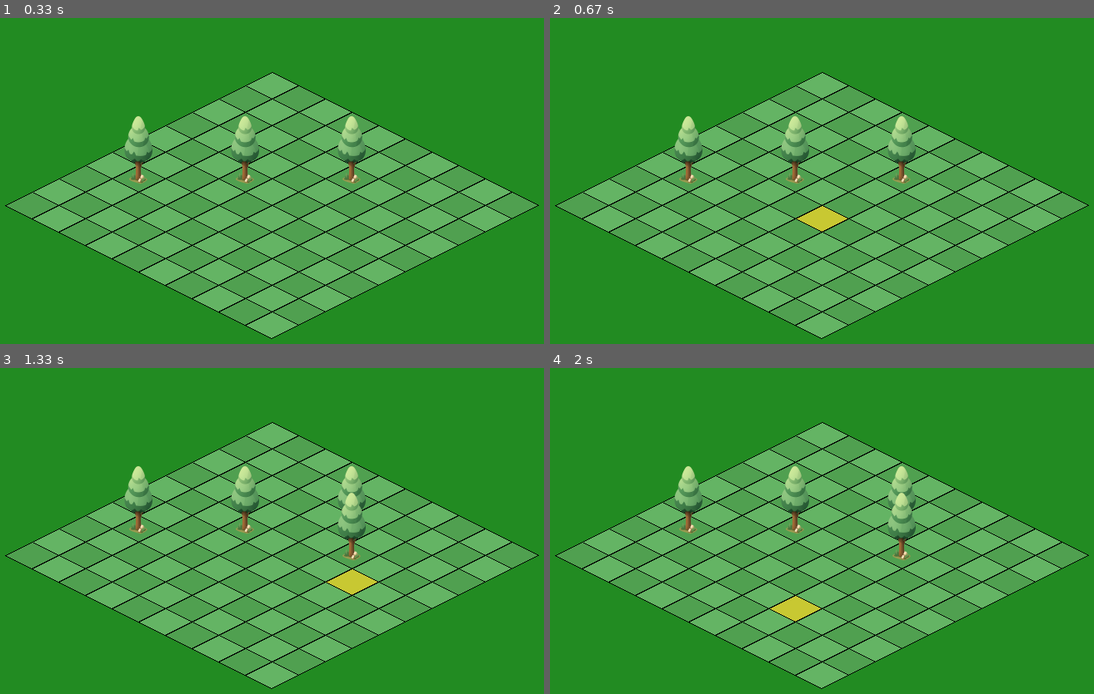
Above: before the commit, frames 1-4 (two rows, left to right).
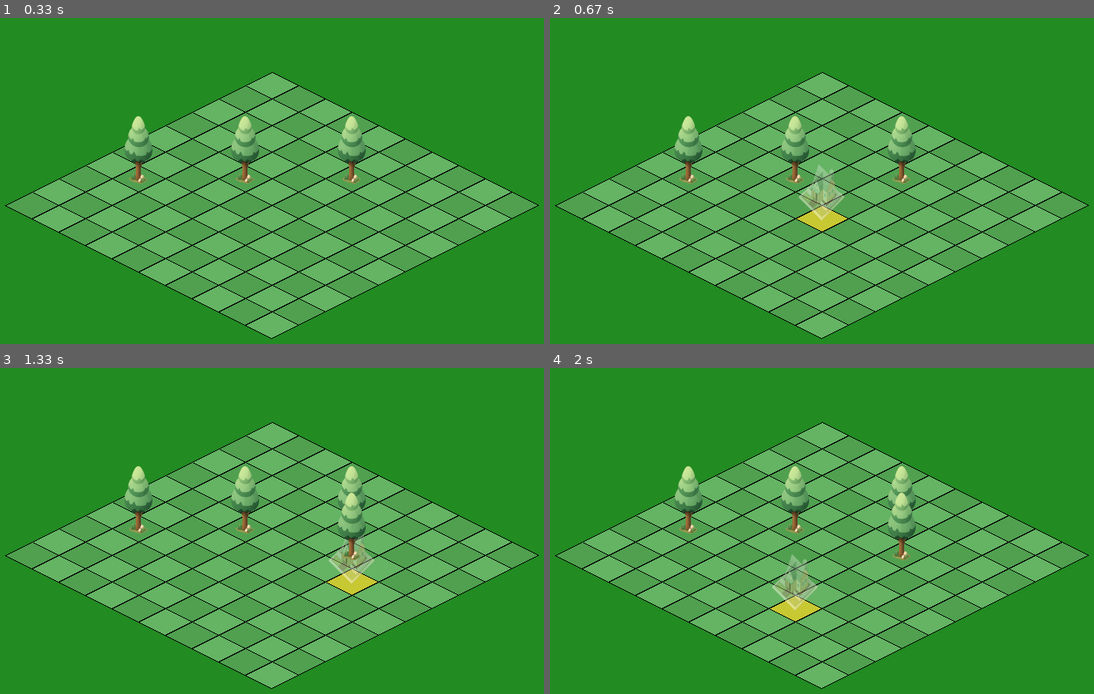
Above: after the commit, the same moments.

Repository: tdimnet/learn-pygame-by-doing
Game: pygame game, started from v2/app.py
The game is run twice, just before and just after one commit, with the same random seed, the same clock (stepped at 60 frames per second) and the same inputs.
Inputs (mouse positions are in pixels of both pictures, inside the frame that each line leads up to):
- Up to frame 1 (0.33 s): no input
- Up to frame 2 (0.67 s): hold H from 0.33 s (still down); move the mouse to (794, 233) at 0.37 s
- Up to frame 3 (1.33 s): release H at 0.8 s; tap T at 0.83 s; click (348, 602) at 1.22 s
- Up to frame 4 (2 s): click (664, 462) at 1.55 s; click (822, 622) at 1.88 s

Frame 1 is identical in both runs. In frame 2, 0.7% of the frame differs, in the area x 45-55%, y 44-63%; in frame 3, 0.5%; in frame 4, 0.7%, in the area x 40-50%, y 57-75%.

Commit message:
Start to work on the ghost image for the house

Diff:
--- a/v2/app.py
+++ b/v2/app.py
@@ -78,9 +78,13 @@
     )
 
     placing_tree = False
+    placing_house = False
 
     tree_sprite = pygame.image.load("./assets/tree.png").convert_alpha()
     tree_sprite = pygame.transform.smoothscale(tree_sprite, (64, 128))
+
+    house_sprite = pygame.image.load("./assets/house.png").convert_alpha()
+    house_sprite = pygame.transform.smoothscale(house_sprite, (64, 128))
 
     iso_cache = {}
     for gx in range(GRID_WIDTH):
@@ -109,6 +113,9 @@
             if event.type == pygame.KEYDOWN:
                 if event.key == pygame.K_t:
                     placing_tree = not placing_tree
+
+                if event.key == pygame.K_h:
+                    placing_house = not placing_house
 
             if event.type == pygame.MOUSEBUTTONDOWN and placing_tree:
                 mx, my = pygame.mouse.get_pos()
@@ -150,10 +157,21 @@
                 px = iso_x + offset[0]
                 py = iso_y + offset[1] + TILE_HEIGHT
 
-                print(iso_x, iso_y)
-
                 ghost_rect = tree_sprite.get_rect(midbottom=(px, py))
                 ghost = tree_sprite.copy()
+                ghost.set_alpha(120)
+                screen.blit(ghost, ghost_rect)
+
+        if placing_house:
+            gx, gy = screen_to_grid(mx, my, offset)
+
+            if (gx, gy) in iso_cache:
+                iso_x, iso_y = iso_cache[(gx, gy)]
+                px = iso_x + offset[0]
+                py = iso_y + offset[1] + TILE_HEIGHT
+
+                ghost_rect = house_sprite.get_rect(midbottom=(px, py))
+                ghost = house_sprite.copy()
                 ghost.set_alpha(120)
                 screen.blit(ghost, ghost_rect)
 
